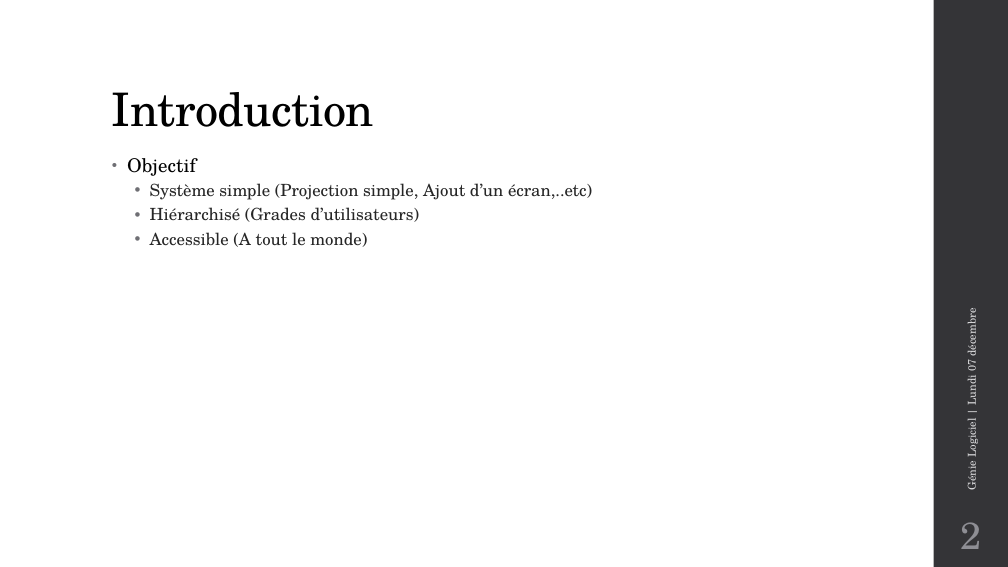
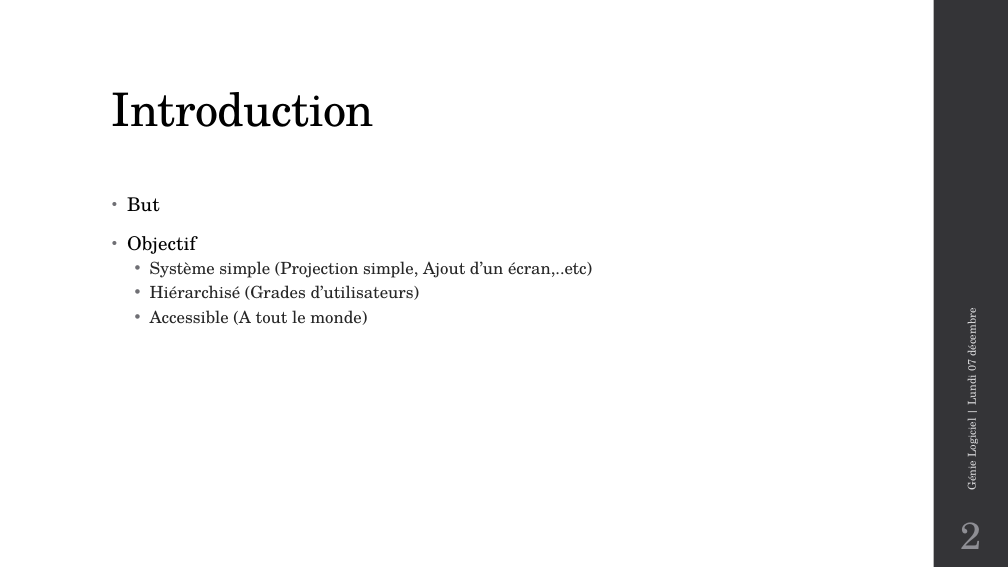
Before and after one commit to whispyy/RenduGL, a slide deck: slide 2 of diapo/Génie Logiciel.pptx. Drawn at 1008x567 pixels with LibreOffice and Linux fonts; fonts in the diff are those of the drawing. Boxes give left, top, right and bottom in pixels: in the first picture for what was removed or moved away, otherwise in the second. Text is boxed around its words. In the diff, an @@ line names an element or a change of style, - is before the commit and + after.

Commit message:
ajout presentation

```diff
--- a/diapo/Génie Logiciel.pptx
+++ b/diapo/Génie Logiciel.pptx
@@ text at [127, 197, 160, 212]: paragraph added @@
+• But
```
Also in this commit, not shown: 1 other file.
